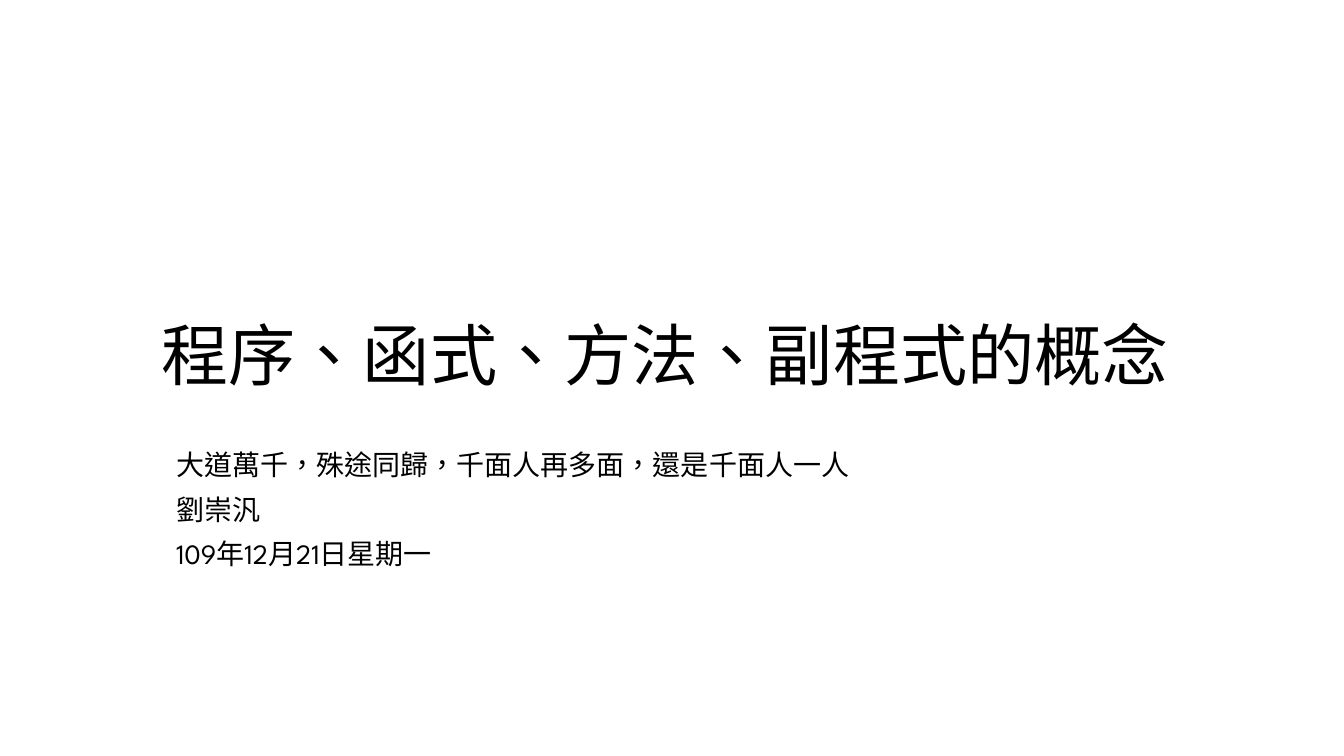
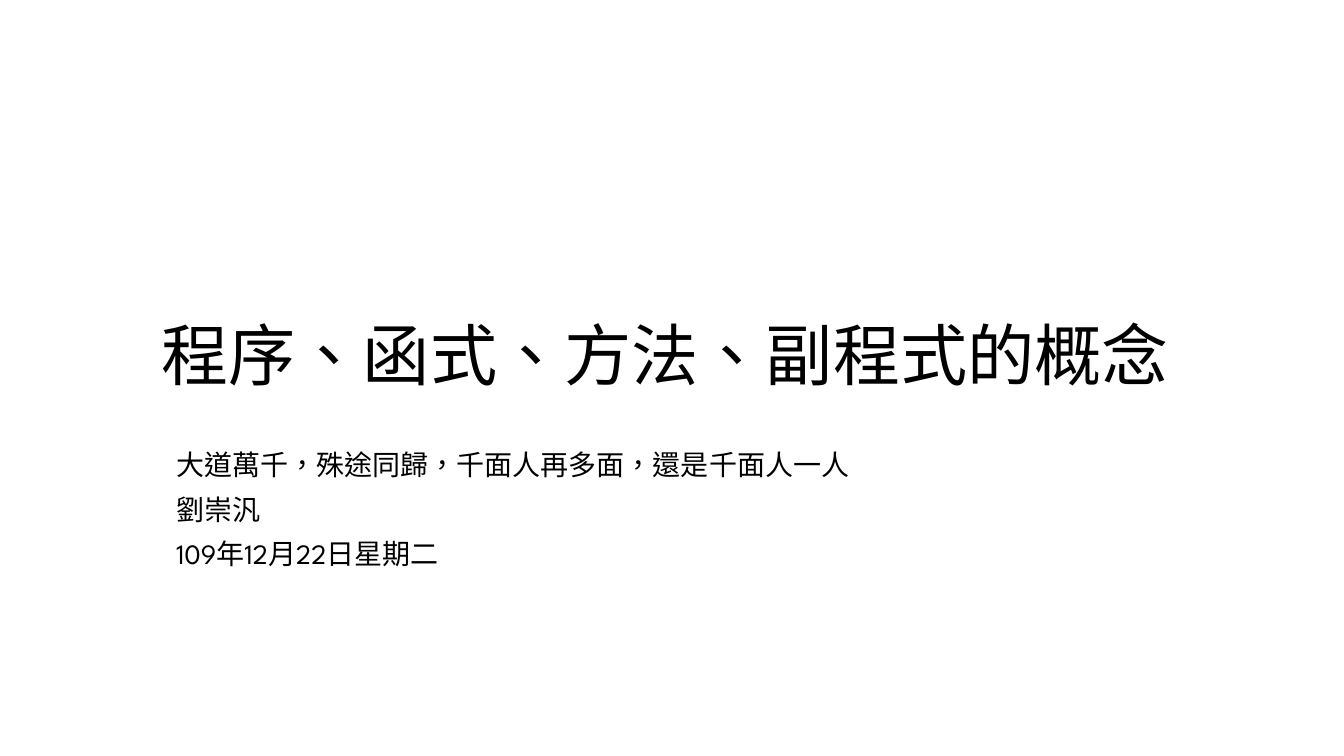
Before and after one commit to liulawsi/My_PPTs, a slide deck: slide 12 of CHING JIAN/AppInventor/04_擲骰子聖手.pptx. Drawn at 1344x756 pixels with LibreOffice and Linux fonts; fonts in the diff are those of the drawing; background and template pictures are left out. Boxes give left, top, right and bottom in pixels: in the first picture for what was removed or moved away, otherwise in the second. Text is boxed around its words. In the diff, an @@ line names an element or a change of style, - is before the commit and + after.

```diff
--- a/CHING JIAN/AppInventor/04_擲骰子聖手.pptx
+++ b/CHING JIAN/AppInventor/04_擲骰子聖手.pptx
@@ subtitle at (x1=176, y1=540, x2=438, y2=567): text changed @@
-109年12月21日星期一
+109年12月22日星期二
```
Also in this commit, not shown: 1 other slide changed, 2 slides added, 1 other file.
